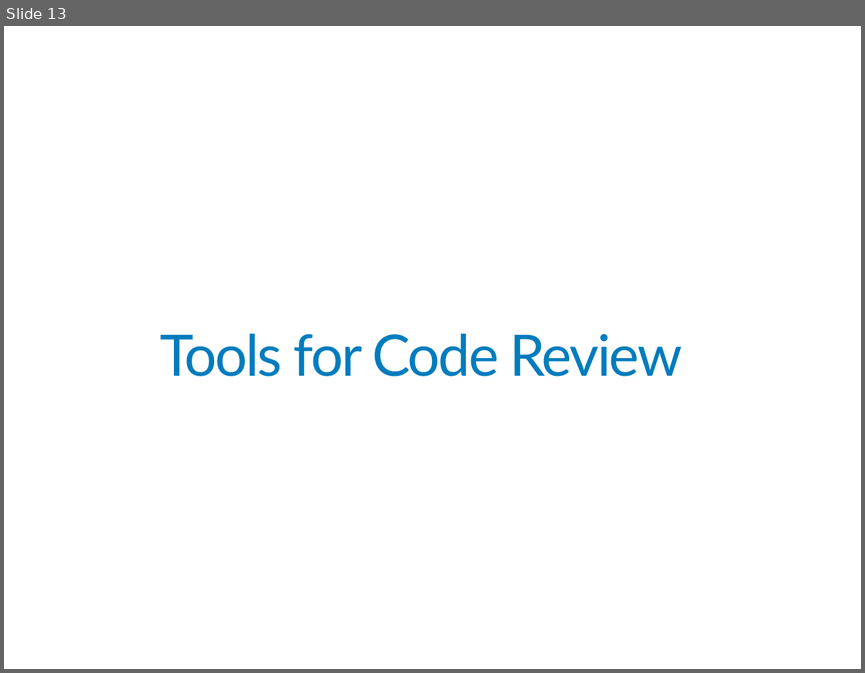
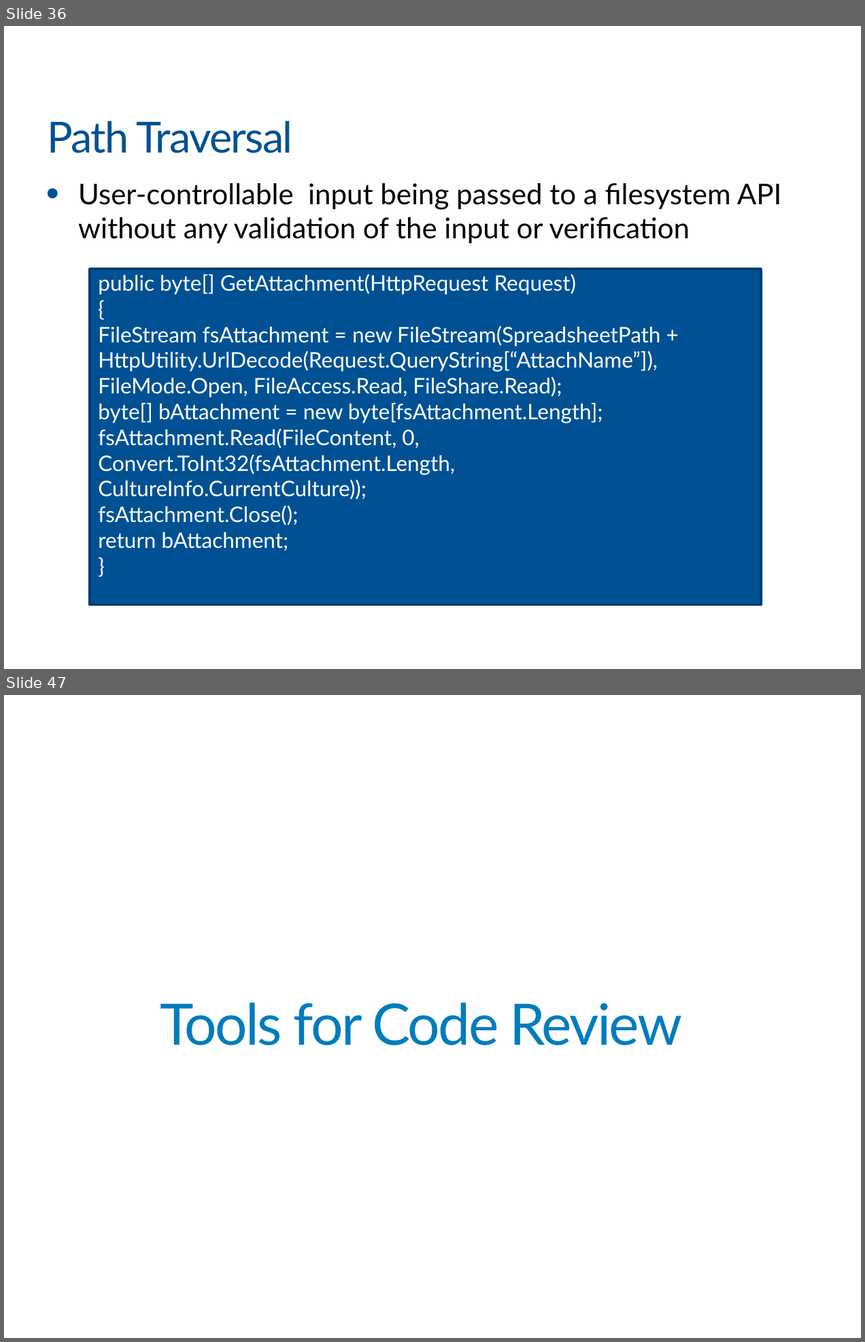
Before and after one commit to khanhnnvn/Mine, a slide deck: xmind/VIB_Part3.pptx. Shown one above the other, each under a label of ours: slide 13 before the commit, slides 36 and 47 after it; the slides between them are not shown. The pictures are 865x673 and 865x1342 pixels, drawn with LibreOffice and Linux fonts; fonts in the diff are those of the drawing; background and template pictures are left out. Boxes give left, top, right and bottom in pixels: in the first picture for what was removed or moved away, otherwise in the second. Text is boxed around its words. In the diff, an @@ line names an element or a change of style, - is before the commit and + after.

```diff
--- a/xmind/VIB_Part3.pptx
+++ b/xmind/VIB_Part3.pptx
@@ slide 36 added at (4, 26, 861, 669), background #FFFFFF @@
@@ title added at (47, 121, 293, 153), 36 pt, text #005194 @@
+Path Traversal
@@ text added at (78, 183, 781, 244), 24 pt, text #000000 @@
+• User-controllable input being passed to a filesystem API without any validation of the input or verification
@@ rectangle added at (90, 269, 761, 604), fill #005194, outline #003C6D 2 pt, 18 pt, text #FFFFFF @@
+public byte[] GetAttachment(HttpRequest Request)
+{
+FileStream fsAttachment = new FileStream(SpreadsheetPath +
+HttpUtility.UrlDecode(Request.QueryString[“AttachName”]),
+FileMode.Open, FileAccess.Read, FileShare.Read);
+byte[] bAttachment = new byte[fsAttachment.Length];
+fsAttachment.Read(FileContent, 0,
+Convert.ToInt32(fsAttachment.Length,
+CultureInfo.CurrentCulture));
+fsAttachment.Close();
+return bAttachment;
+}
@@ what was slide 13 is now slide 47 @@
```
Also in this commit, not shown: 2 slides changed, 34 other slides added, 1 slide removed, 3 other files.
